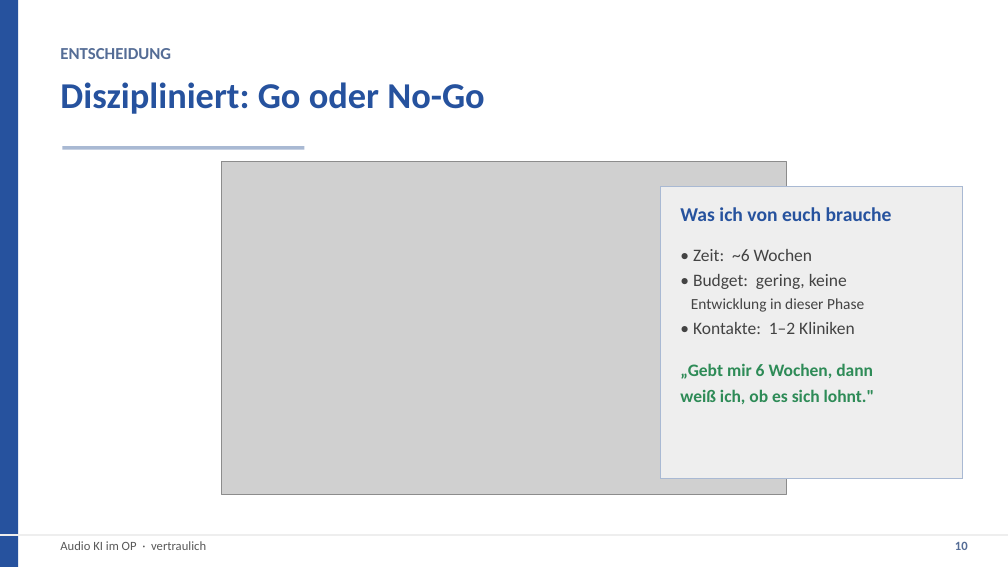
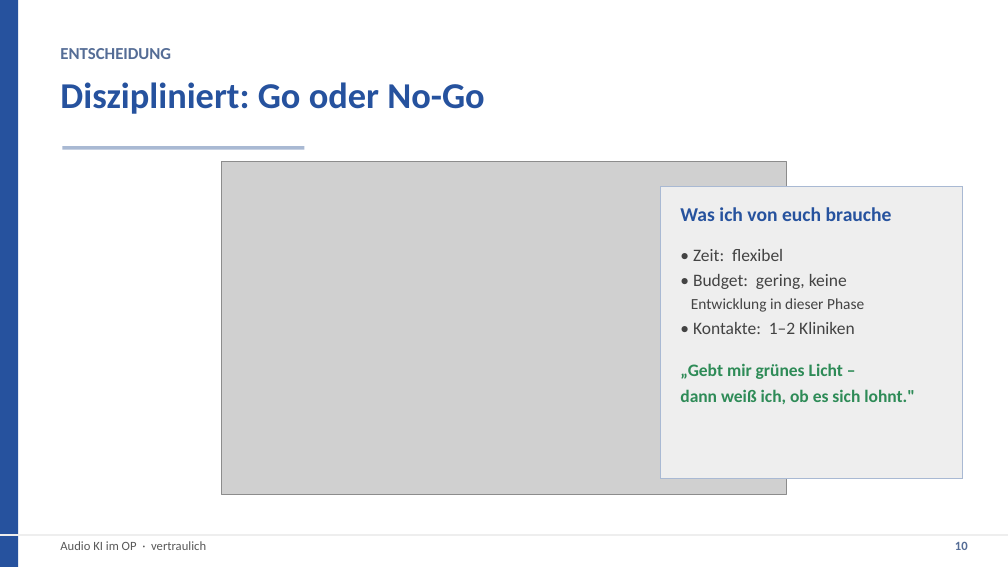
Before and after one commit to Sebastianue/hallo-github, a slide deck: slide 10 of audio-ki-op/praesentation/Audio-KI-OP-Praesentation.pptx. Drawn at 1008x567 pixels with LibreOffice and Linux fonts; fonts in the diff are those of the drawing; grey boxes stand for pictures; background and template pictures are left out. Boxes give left, top, right and bottom in pixels: in the first picture for what was removed or moved away, otherwise in the second. Text is boxed around its words. In the diff, an @@ line names an element or a change of style, - is before the commit and + after.

```diff
--- a/audio-ki-op/praesentation/Audio-KI-OP-Praesentation.pptx
+++ b/audio-ki-op/praesentation/Audio-KI-OP-Praesentation.pptx
@@ text at [693, 249, 783, 261]: text changed @@
-• Zeit: ~6 Wochen
+• Zeit: flexibel
@@ text at [680, 363, 915, 404]: text changed @@
-„Gebt mir 6 Wochen, dann
-weiß ich, ob es sich lohnt."
+„Gebt mir grünes Licht –
+dann weiß ich, ob es sich lohnt."
```
Also in this commit, not shown: 2 other slides changed, 3 other files.
